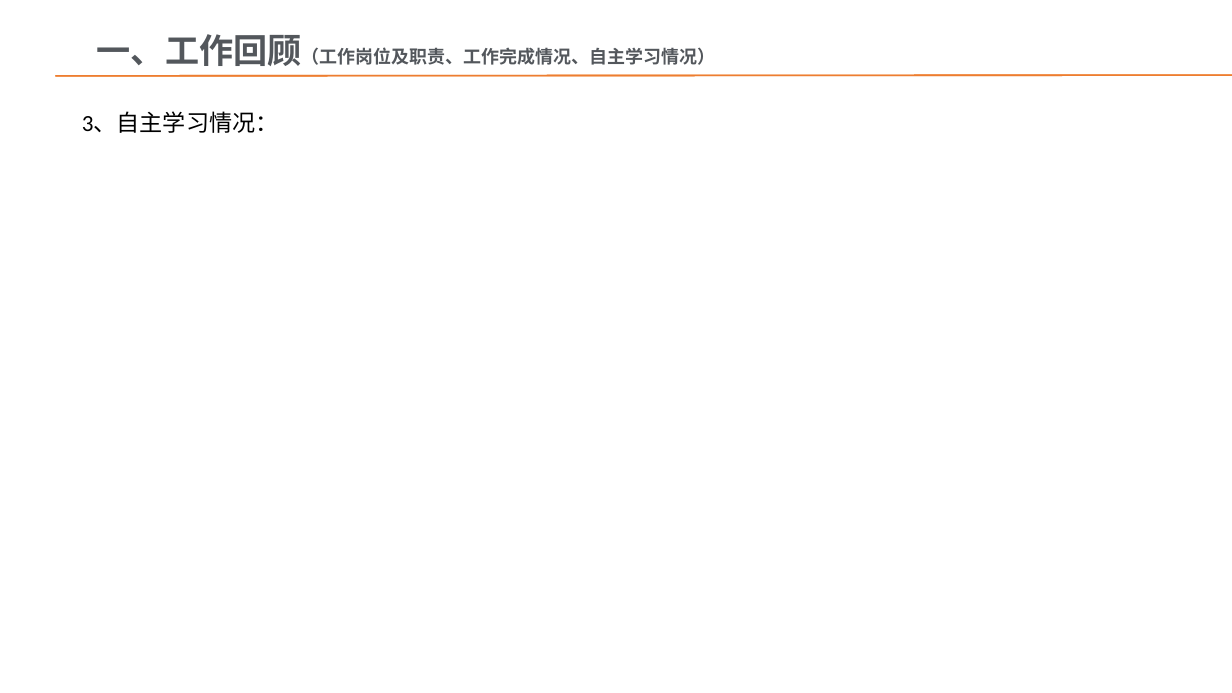
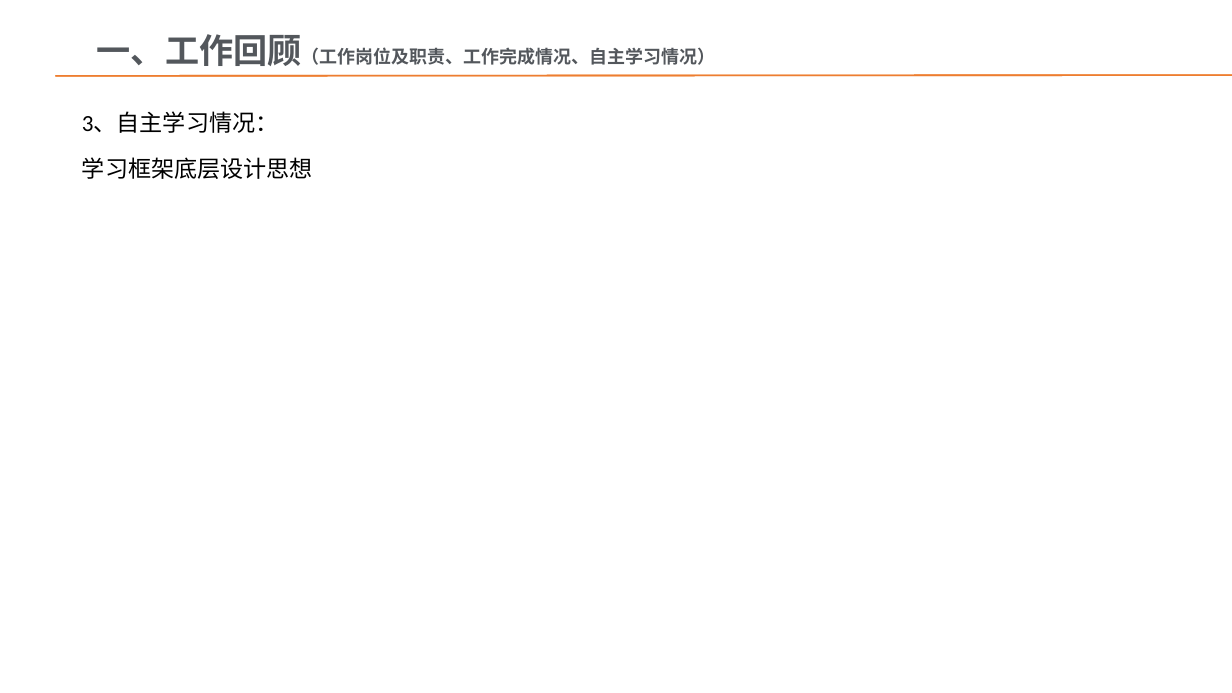
Before and after one commit to light-hong/2021web, a slide deck: slide 5 of 上海比户员工试用期转正PPT模版.pptx. Drawn at 1232x693 pixels with LibreOffice and Linux fonts; fonts in the diff are those of the drawing; background and template pictures are left out. Boxes give left, top, right and bottom in pixels: in the first picture for what was removed or moved away, otherwise in the second. Text is boxed around its words. In the diff, an @@ line names an element or a change of style, - is before the commit and + after.

```diff
--- a/上海比户员工试用期转正PPT模版.pptx
+++ b/上海比户员工试用期转正PPT模版.pptx
@@ text added at [82,157,313,179], 18 pt, text #000000 @@
+学习框架底层设计思想
```
Also in this commit, not shown: 11 other slides changed.
